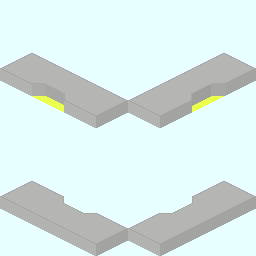
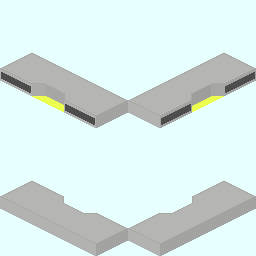
Revision of a layered (256, 256) image; what changed, layer by layer:
painted on "Base_Plate_1x3.png" over [1, 72, 255, 125]
